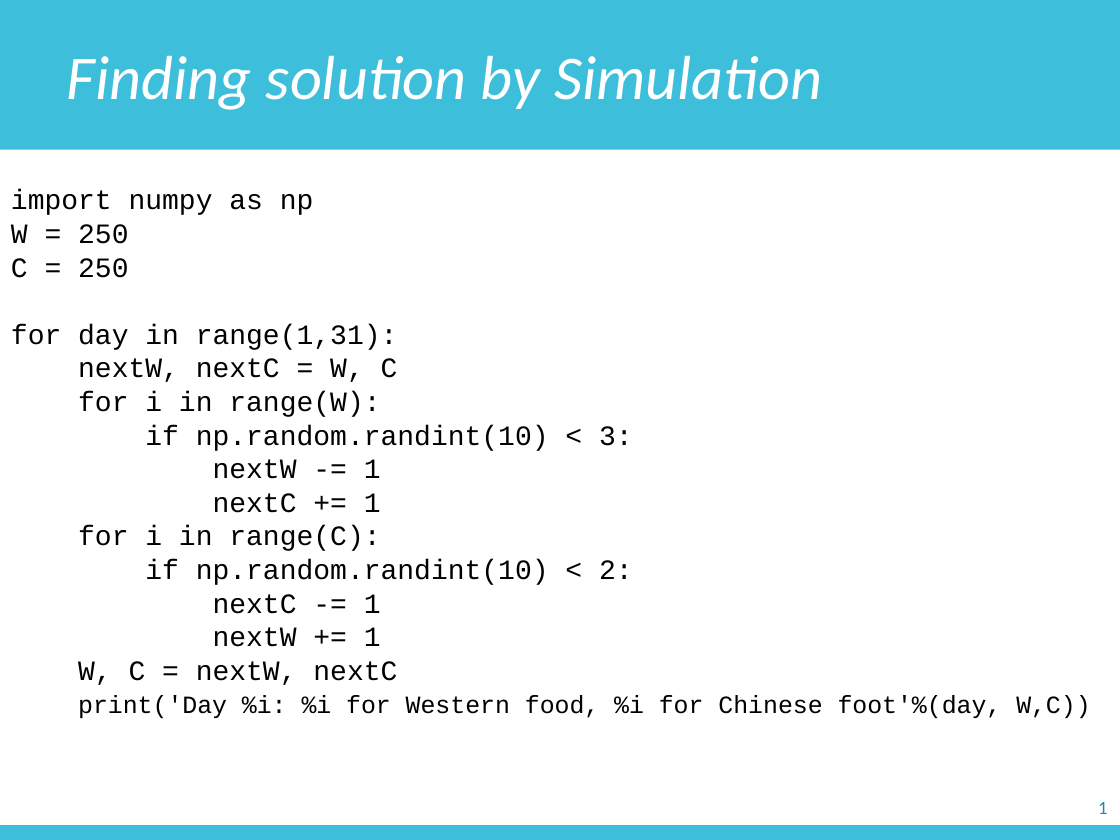
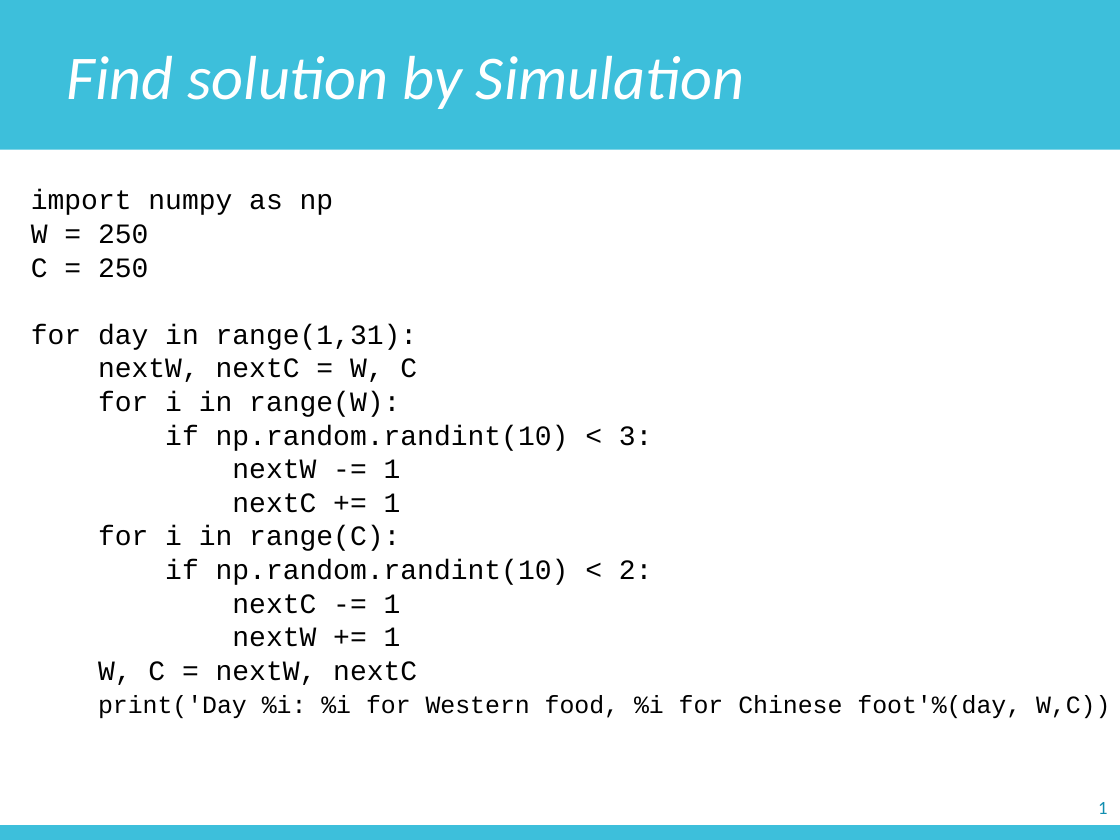
Before and after one commit to zichengliao/zuics101-fa17, a slide deck: slide 6 of lectures/lec13/lec13.pptx. Drawn at 1120x840 pixels with LibreOffice and Linux fonts; fonts in the diff are those of the drawing. Boxes give left, top, right and bottom in pixels: in the first picture for what was removed or moved away, otherwise in the second. Text is boxed around its words. In the diff, an @@ line names an element or a change of style, - is before the commit and + after.

```diff
--- a/lectures/lec13/lec13.pptx
+++ b/lectures/lec13/lec13.pptx
@@ text in rectangle at (67,56,744,109): text changed @@
-Finding solution by Simulation
+Find solution by Simulation
@@ text "import numpy as np": place and size @@
-text "import numpy as np" at (11,190,1090,718)
+text "import numpy as np" at (31,190,1110,718)
```
Also in this commit, not shown: 4 other slides changed, 18 other files.
